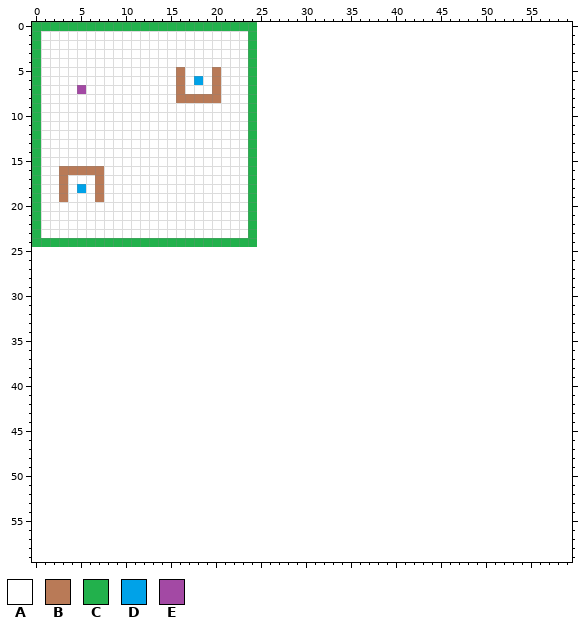
Pixel-art sprite, stored at resources/levels/level1.png. The picture above was drawn from the file before the commit.
The file is 25x25 pixels. The old version is drawn lined up with the new one, on the new canvas.
Palette (. is transparent): A #ffffff  B #b97a57  C #22b14c  D #00a2e8  E #a349a4
Pixels before (only the part around the change), first column x 0:
 0 CCCCCCCCCCCCCCCCCCCCCCCCC...................................
 1 CAAAAAAAAAAAAAAAAAAAAAAAC...................................
 2 CAAAAAAAAAAAAAAAAAAAAAAAC...................................
 3 CAAAAAAAAAAAAAAAAAAAAAAAC...................................
 4 CAAAAAAAAAAAAAAAAAAAAAAAC...................................
 5 CAAAAAAAAAAAAAAABAAABAAAC...................................
 6 CAAAAAAAAAAAAAAABADABAAAC...................................
 7 CAAAAEAAAAAAAAAABAAABAAAC...................................
 8 CAAAAAAAAAAAAAAABBBBBAAAC...................................
 9 CAAAAAAAAAAAAAAAAAAAAAAAC...................................
10 CAAAAAAAAAAAAAAAAAAAAAAAC...................................
11 CAAAAAAAAAAAAAAAAAAAAAAAC...................................
12 CAAAAAAAAAAAAAAAAAAAAAAAC...................................
13 CAAAAAAAAAAAAAAAAAAAAAAAC...................................
14 CAAAAAAAAAAAAAAAAAAAAAAAC...................................
15 CAAAAAAAAAAAAAAAAAAAAAAAC...................................
16 CAABBBBBAAAAAAAAAAAAAAAAC...................................
17 CAABAAABAAAAAAAAAAAAAAAAC...................................
18 CAABADABAAAAAAAAAAAAAAAAC...................................
19 CAABAAABAAAAAAAAAAAAAAAAC...................................
20 CAAAAAAAAAAAAAAAAAAAAAAAC...................................
21 CAAAAAAAAAAAAAAAAAAAAAAAC...................................
22 CAAAAAAAAAAAAAAAAAAAAAAAC...................................
23 CAAAAAAAAAAAAAAAAAAAAAAAC...................................
24 CCCCCCCCCCCCCCCCCCCCCCCCC...................................
25 ............................................................
26 ............................................................
27 ............................................................
28 ............................................................
29 ............................................................
30 ............................................................
31 ............................................................
32 ............................................................
33 ............................................................
34 ............................................................
35 ............................................................
36 ............................................................
37 ............................................................
38 ............................................................
39 ............................................................
40 ............................................................
41 ............................................................
42 ............................................................
43 ............................................................
44 ............................................................
45 ............................................................
46 ............................................................
47 ............................................................
48 ............................................................
49 ............................................................
50 ............................................................
51 ............................................................
52 ............................................................
53 ............................................................
54 ............................................................
55 ............................................................
56 ............................................................
57 ............................................................
58 ............................................................
59 ............................................................
And afterwards:
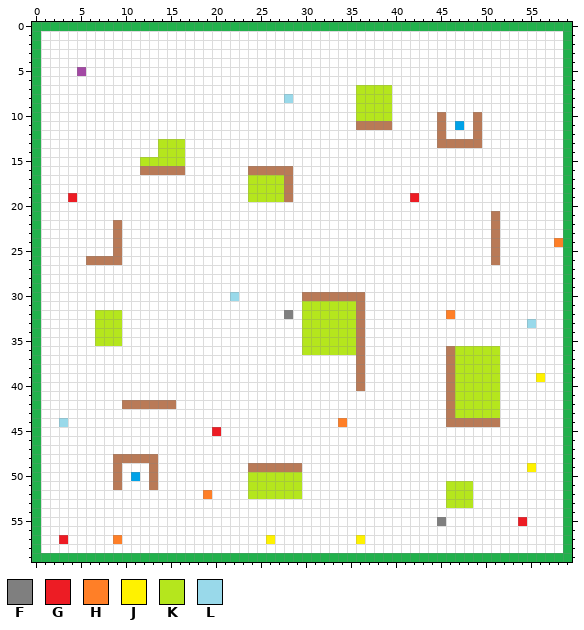
Colours new in this view: F #7f7f7f  G #ed1c24  H #ff7f27  J #fff200  K #b5e61d  L #99d9ea
Change:
canvas 25x25 -> 60x60
Changed rows in their new state; - is an unchanged pixel.
first column x 0:
 0 -------------------------CCCCCCCCCCCCCCCCCCCCCCCCCCCCCCCCCCC
 1 ------------------------AAAAAAAAAAAAAAAAAAAAAAAAAAAAAAAAAAAC
 2 ------------------------AAAAAAAAAAAAAAAAAAAAAAAAAAAAAAAAAAAC
 3 ------------------------AAAAAAAAAAAAAAAAAAAAAAAAAAAAAAAAAAAC
 4 ------------------------AAAAAAAAAAAAAAAAAAAAAAAAAAAAAAAAAAAC
 5 -----E----------A---A---AAAAAAAAAAAAAAAAAAAAAAAAAAAAAAAAAAAC
 6 ----------------A-A-A---AAAAAAAAAAAAAAAAAAAAAAAAAAAAAAAAAAAC
 7 -----A----------A---A---AAAAAAAAAAAAKKKKAAAAAAAAAAAAAAAAAAAC
 8 ----------------AAAAA---AAAALAAAAAAAKKKKAAAAAAAAAAAAAAAAAAAC
 9 ------------------------AAAAAAAAAAAAKKKKAAAAAAAAAAAAAAAAAAAC
10 ------------------------AAAAAAAAAAAAKKKKAAAAABAAABAAAAAAAAAC
11 ------------------------AAAAAAAAAAAABBBBAAAAABADABAAAAAAAAAC
12 ------------------------AAAAAAAAAAAAAAAAAAAAABAAABAAAAAAAAAC
13 --------------KKK-------AAAAAAAAAAAAAAAAAAAAABBBBBAAAAAAAAAC
14 --------------KKK-------AAAAAAAAAAAAAAAAAAAAAAAAAAAAAAAAAAAC
15 ------------KKKKK-------AAAAAAAAAAAAAAAAAAAAAAAAAAAAAAAAAAAC
16 ---AAAAA----BBBBB-------BBBBBAAAAAAAAAAAAAAAAAAAAAAAAAAAAAAC
17 ---A---A----------------KKKKBAAAAAAAAAAAAAAAAAAAAAAAAAAAAAAC
18 ---A-A-A----------------KKKKBAAAAAAAAAAAAAAAAAAAAAAAAAAAAAAC
19 ---AG--A----------------KKKKBAAAAAAAAAAAAAGAAAAAAAAAAAAAAAAC
20 ------------------------AAAAAAAAAAAAAAAAAAAAAAAAAAAAAAAAAAAC
21 ------------------------AAAAAAAAAAAAAAAAAAAAAAAAAAABAAAAAAAC
22 ---------B--------------AAAAAAAAAAAAAAAAAAAAAAAAAAABAAAAAAAC
23 ---------B--------------AAAAAAAAAAAAAAAAAAAAAAAAAAABAAAAAAAC
24 -AAAAAAAABAAAAAAAAAAAAAAAAAAAAAAAAAAAAAAAAAAAAAAAAABAAAAAAHC
25 CAAAAAAAABAAAAAAAAAAAAAAAAAAAAAAAAAAAAAAAAAAAAAAAAABAAAAAAAC
26 CAAAAABBBBAAAAAAAAAAAAAAAAAAAAAAAAAAAAAAAAAAAAAAAAABAAAAAAAC
27 CAAAAAAAAAAAAAAAAAAAAAAAAAAAAAAAAAAAAAAAAAAAAAAAAAAAAAAAAAAC
28 CAAAAAAAAAAAAAAAAAAAAAAAAAAAAAAAAAAAAAAAAAAAAAAAAAAAAAAAAAAC
29 CAAAAAAAAAAAAAAAAAAAAAAAAAAAAAAAAAAAAAAAAAAAAAAAAAAAAAAAAAAC
30 CAAAAAAAAAAAAAAAAAAAAALAAAAAAABBBBBBBAAAAAAAAAAAAAAAAAAAAAAC
31 CAAAAAAAAAAAAAAAAAAAAAAAAAAAAAKKKKKKBAAAAAAAAAAAAAAAAAAAAAAC
32 CAAAAAAKKKAAAAAAAAAAAAAAAAAAFAKKKKKKBAAAAAAAAAHAAAAAAAAAAAAC
33 CAAAAAAKKKAAAAAAAAAAAAAAAAAAAAKKKKKKBAAAAAAAAAAAAAAAAAALAAAC
34 CAAAAAAKKKAAAAAAAAAAAAAAAAAAAAKKKKKKBAAAAAAAAAAAAAAAAAAAAAAC
35 CAAAAAAKKKAAAAAAAAAAAAAAAAAAAAKKKKKKBAAAAAAAAAAAAAAAAAAAAAAC
36 CAAAAAAAAAAAAAAAAAAAAAAAAAAAAAKKKKKKBAAAAAAAAABKKKKKAAAAAAAC
37 CAAAAAAAAAAAAAAAAAAAAAAAAAAAAAAAAAAABAAAAAAAAABKKKKKAAAAAAAC
38 CAAAAAAAAAAAAAAAAAAAAAAAAAAAAAAAAAAABAAAAAAAAABKKKKKAAAAAAAC
39 CAAAAAAAAAAAAAAAAAAAAAAAAAAAAAAAAAAABAAAAAAAAABKKKKKAAAAJAAC
40 CAAAAAAAAAAAAAAAAAAAAAAAAAAAAAAAAAAABAAAAAAAAABKKKKKAAAAAAAC
41 CAAAAAAAAAAAAAAAAAAAAAAAAAAAAAAAAAAAAAAAAAAAAABKKKKKAAAAAAAC
42 CAAAAAAAAABBBBBBAAAAAAAAAAAAAAAAAAAAAAAAAAAAAABKKKKKAAAAAAAC
43 CAAAAAAAAAAAAAAAAAAAAAAAAAAAAAAAAAAAAAAAAAAAAABKKKKKAAAAAAAC
44 CAALAAAAAAAAAAAAAAAAAAAAAAAAAAAAAAHAAAAAAAAAAABBBBBBAAAAAAAC
45 CAAAAAAAAAAAAAAAAAAAGAAAAAAAAAAAAAAAAAAAAAAAAAAAAAAAAAAAAAAC
46 CAAAAAAAAAAAAAAAAAAAAAAAAAAAAAAAAAAAAAAAAAAAAAAAAAAAAAAAAAAC
47 CAAAAAAAAAAAAAAAAAAAAAAAAAAAAAAAAAAAAAAAAAAAAAAAAAAAAAAAAAAC
48 CAAAAAAAABBBBBAAAAAAAAAAAAAAAAAAAAAAAAAAAAAAAAAAAAAAAAAAAAAC
49 CAAAAAAAABAAABAAAAAAAAAABBBBBBAAAAAAAAAAAAAAAAAAAAAAAAAJAAAC
50 CAAAAAAAABADABAAAAAAAAAAKKKKKKAAAAAAAAAAAAAAAAAAAAAAAAAAAAAC
51 CAAAAAAAABAAABAAAAAAAAAAKKKKKKAAAAAAAAAAAAAAAAKKKAAAAAAAAAAC
52 CAAAAAAAAAAAAAAAAAAHAAAAKKKKKKAAAAAAAAAAAAAAAAKKKAAAAAAAAAAC
53 CAAAAAAAAAAAAAAAAAAAAAAAAAAAAAAAAAAAAAAAAAAAAAKKKAAAAAAAAAAC
54 CAAAAAAAAAAAAAAAAAAAAAAAAAAAAAAAAAAAAAAAAAAAAAAAAAAAAAAAAAAC
55 CAAAAAAAAAAAAAAAAAAAAAAAAAAAAAAAAAAAAAAAAAAAAFAAAAAAAAGAAAAC
56 CAAAAAAAAAAAAAAAAAAAAAAAAAAAAAAAAAAAAAAAAAAAAAAAAAAAAAAAAAAC
57 CAAGAAAAAHAAAAAAAAAAAAAAAAJAAAAAAAAAJAAAAAAAAAAAAAAAAAAAAAAC
58 CAAAAAAAAAAAAAAAAAAAAAAAAAAAAAAAAAAAAAAAAAAAAAAAAAAAAAAAAAAC
59 CCCCCCCCCCCCCCCCCCCCCCCCCCCCCCCCCCCCCCCCCCCCCCCCCCCCCCCCCCCC
Boxes around the changes in both pictures, in picture pixels (x1, y1, x2, y2):
changed: (32, 22, 572, 562)
